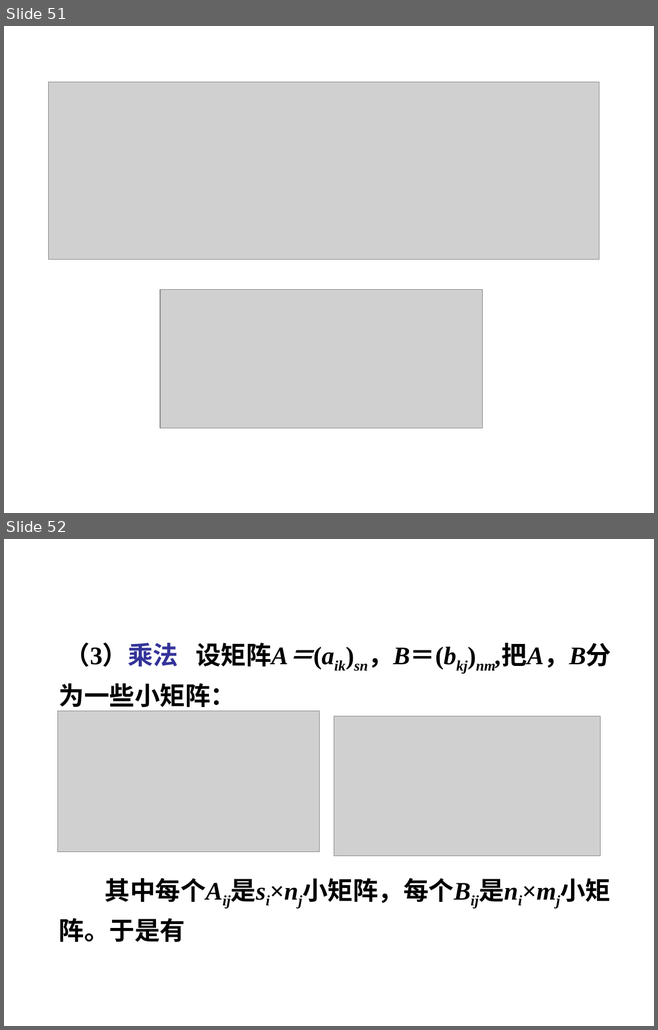
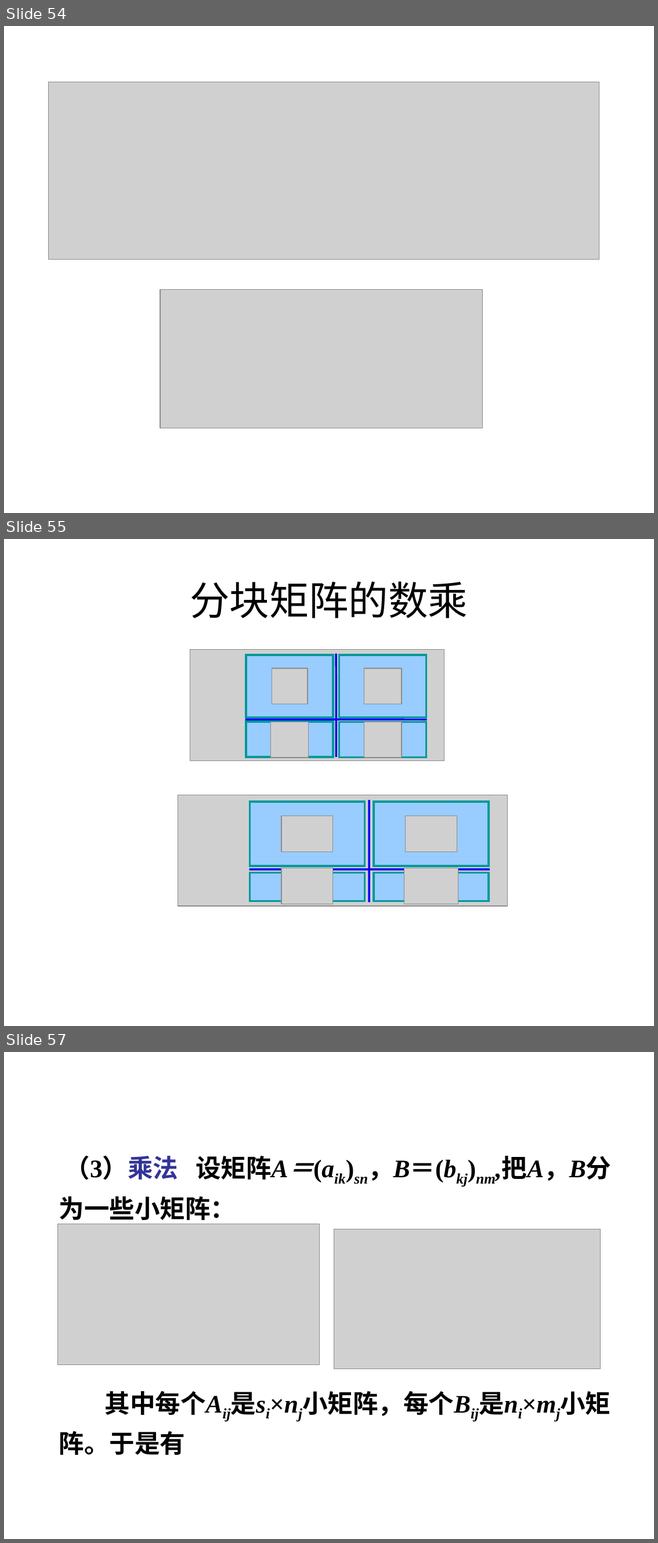
Before and after one commit to zhangbiaomath/zhangbiaomath.github.io, a slide deck: teaching/gaodai/ch4/高等代数第4章-矩阵.pptx. Shown one above the other, each under a label of ours: slides 51 and 52 before the commit, slides 54, 55 and 57 after it; the slides between them are not shown. The pictures are 658x1030 and 658x1543 pixels, drawn with LibreOffice and Linux fonts; fonts in the diff are those of the drawing; grey boxes stand for pictures. Boxes give left, top, right and bottom in pixels: in the first picture for what was removed or moved away, otherwise in the second. Text is boxed around its words. In the diff, an @@ line names an element or a change of style, - is before the commit and + after.

```diff
--- a/teaching/gaodai/ch4/高等代数第4章-矩阵.pptx
+++ b/teaching/gaodai/ch4/高等代数第4章-矩阵.pptx
@@ slide 55 added at <box>4,539,654,1026</box>, background #FFFFFF @@
@@ title added at <box>190,581,467,618</box>, 44 pt, text #000000 @@
+分块矩阵的数乘
@@ picture added at <box>190,649,444,761</box> @@
@@ rectangle added at <box>246,655,333,718</box>, fill #99CCFF, outline #009999 2.25 pt @@
@@ line added from (336, 654) to (336, 757), #0000FF 2.25 pt @@
@@ rectangle added at <box>339,655,426,718</box>, fill #99CCFF, outline #009999 2.25 pt @@
@@ picture added at <box>271,668,307,704</box> @@
@@ picture added at <box>364,668,401,704</box> @@
@@ line added from (245, 719) to (427, 719), #0000FF 2.25 pt @@
@@ rectangle added at <box>246,722,333,757</box>, fill #99CCFF, outline #009999 2.25 pt @@
@@ picture added at <box>270,722,308,758</box> @@
@@ rectangle added at <box>339,722,426,758</box>, fill #99CCFF, outline #009999 2.25 pt @@
@@ picture added at <box>364,722,401,758</box> @@
@@ picture added at <box>177,795,507,906</box> @@
@@ rectangle added at <box>249,802,365,866</box>, fill #99CCFF, outline #009999 2.25 pt @@
@@ picture added at <box>281,816,333,852</box> @@
@@ line added from (369, 800) to (369, 902), #0000FF 2.25 pt @@
@@ rectangle added at <box>373,802,489,866</box>, fill #99CCFF, outline #009999 2.25 pt @@
@@ picture added at <box>405,816,457,852</box> @@
@@ picture added at <box>281,868,333,904</box> @@
@@ picture added at <box>404,868,458,904</box> @@
@@ line added from (249, 870) to (489, 870), #0000FF 2.25 pt @@
@@ rectangle added at <box>249,873,365,901</box>, fill #99CCFF, outline #009999 2.25 pt @@
@@ rectangle added at <box>373,873,489,901</box>, fill #99CCFF, outline #009999 2.25 pt @@
@@ what was slide 51 is now slide 54 @@
@@ what was slide 52 is now slide 57 @@
```
Also in this commit, not shown: 4 slides changed, 5 other slides added, 1 slide removed, 9 other files.
